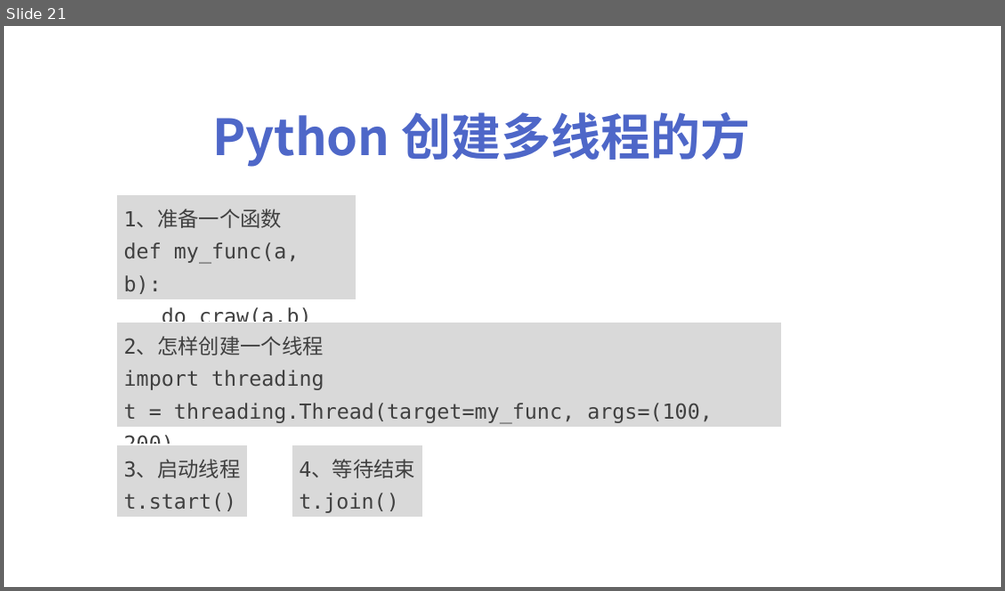
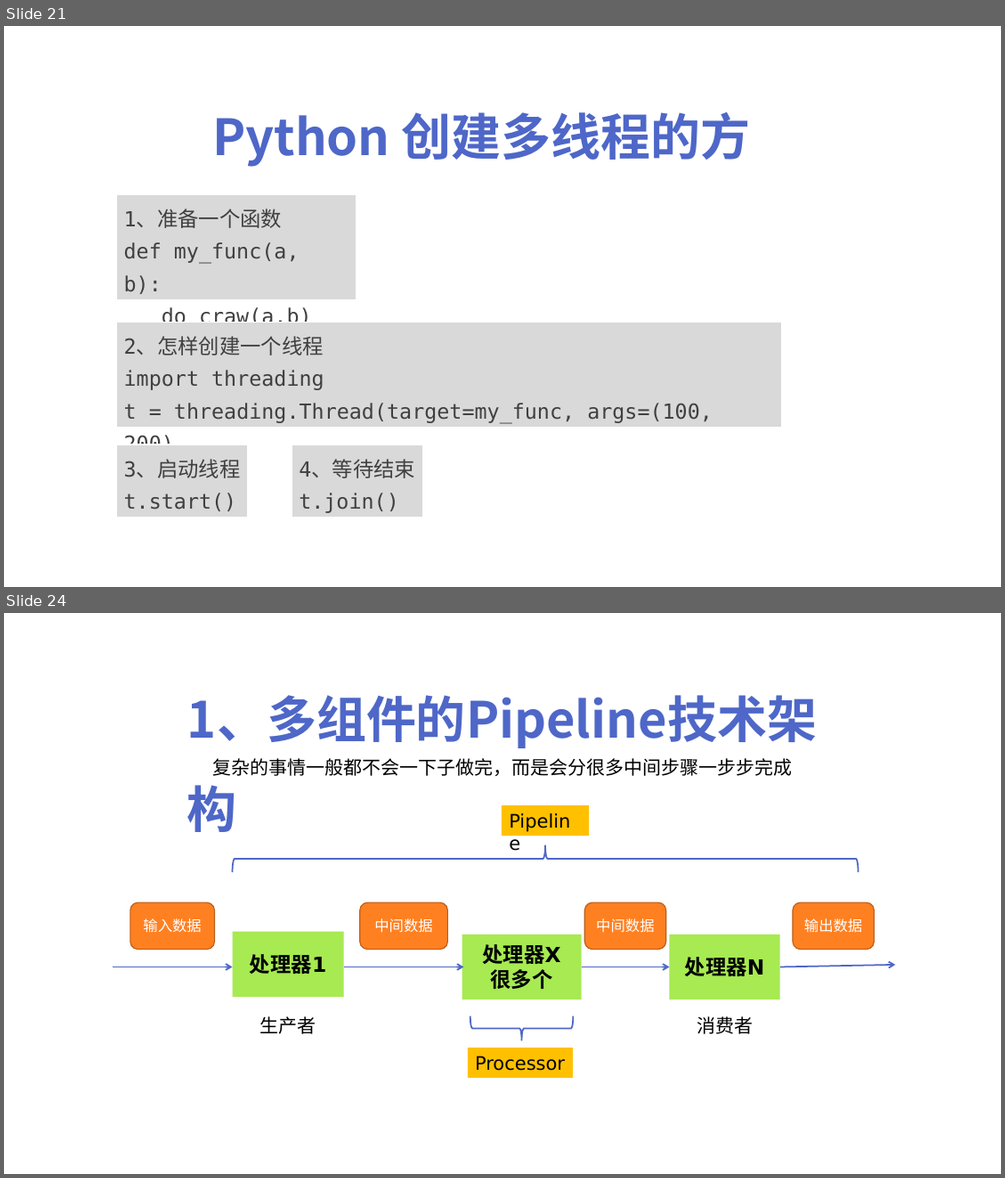
Before and after one commit to peiss/ant-learn-python-concurrent, a slide deck: Python并发编程简介.pptx. Shown one above the other, each under a label of ours: slide 21 before the commit, slides 21 and 24 after it; the slides between them are not shown. The pictures are 1005x591 and 1005x1178 pixels, drawn with LibreOffice and Linux fonts; fonts in the diff are those of the drawing. Boxes give left, top, right and bottom in pixels: in the first picture for what was removed or moved away, otherwise in the second. Text is boxed around its words. In the diff, an @@ line names an element or a change of style, - is before the commit and + after.

```diff
--- a/Python并发编程简介.pptx
+++ b/Python并发编程简介.pptx
@@ slide 24 added at <box>4,613,1001,1174</box>, background #FFFFFF @@
@@ text added at <box>187,695,817,748</box>, 48 pt, text #4E67C8, bold @@
+1、多组件的Pipeline技术架构
@@ text added at <box>212,758,792,776</box>, 18 pt, text #000000 @@
+复杂的事情一般都不会一下子做完，而是会分很多中间步骤一步步完成
@@ rectangle added at <box>502,805,589,835</box>, fill #FFC000, 18 pt, text #000000 @@
+Pipeline
@@ right brace added at <box>233,845,858,872</box>, outline #4E67C8 1.5 pt @@
@@ group added at <box>113,902,896,999</box>: 4 arrows, 4 rounded rectangles, 3 rectangles @@
+处理器1
+输入数据
+处理器X
+很多个
+中间数据
+处理器N
+中间数据
+输出数据
@@ text added at <box>260,1016,316,1034</box>, 18 pt, text #000000 @@
+生产者
@@ right brace added at <box>470,1016,574,1041</box>, outline #4E67C8 1.5 pt @@
@@ text added at <box>696,1016,752,1034</box>, 18 pt, text #000000 @@
+消费者
@@ rectangle added at <box>468,1047,573,1078</box>, fill #FFC000, 18 pt, text #000000 @@
+Processor
```
Also in this commit, not shown: 4 other slides added, 4 other files.
